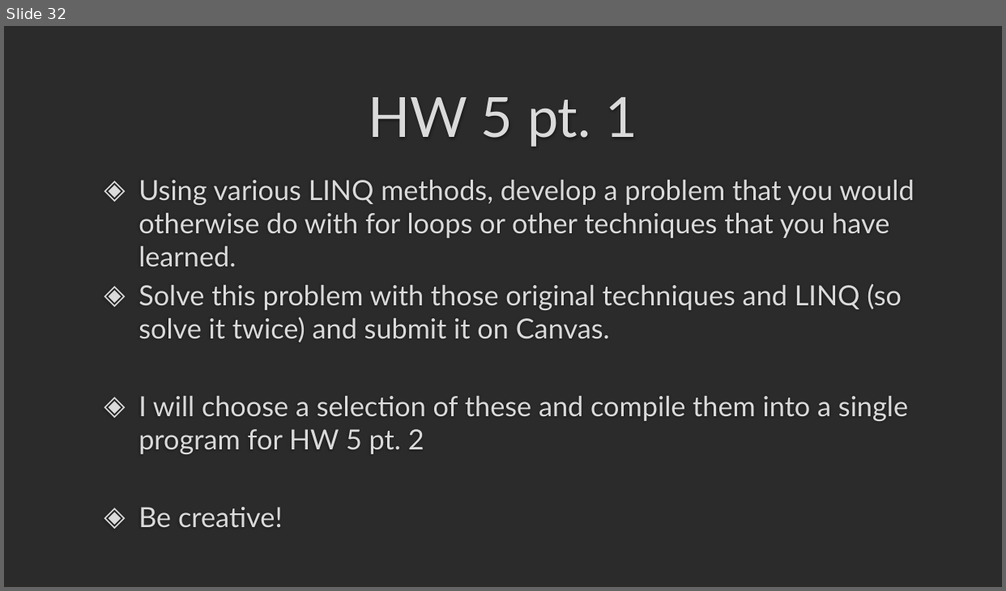
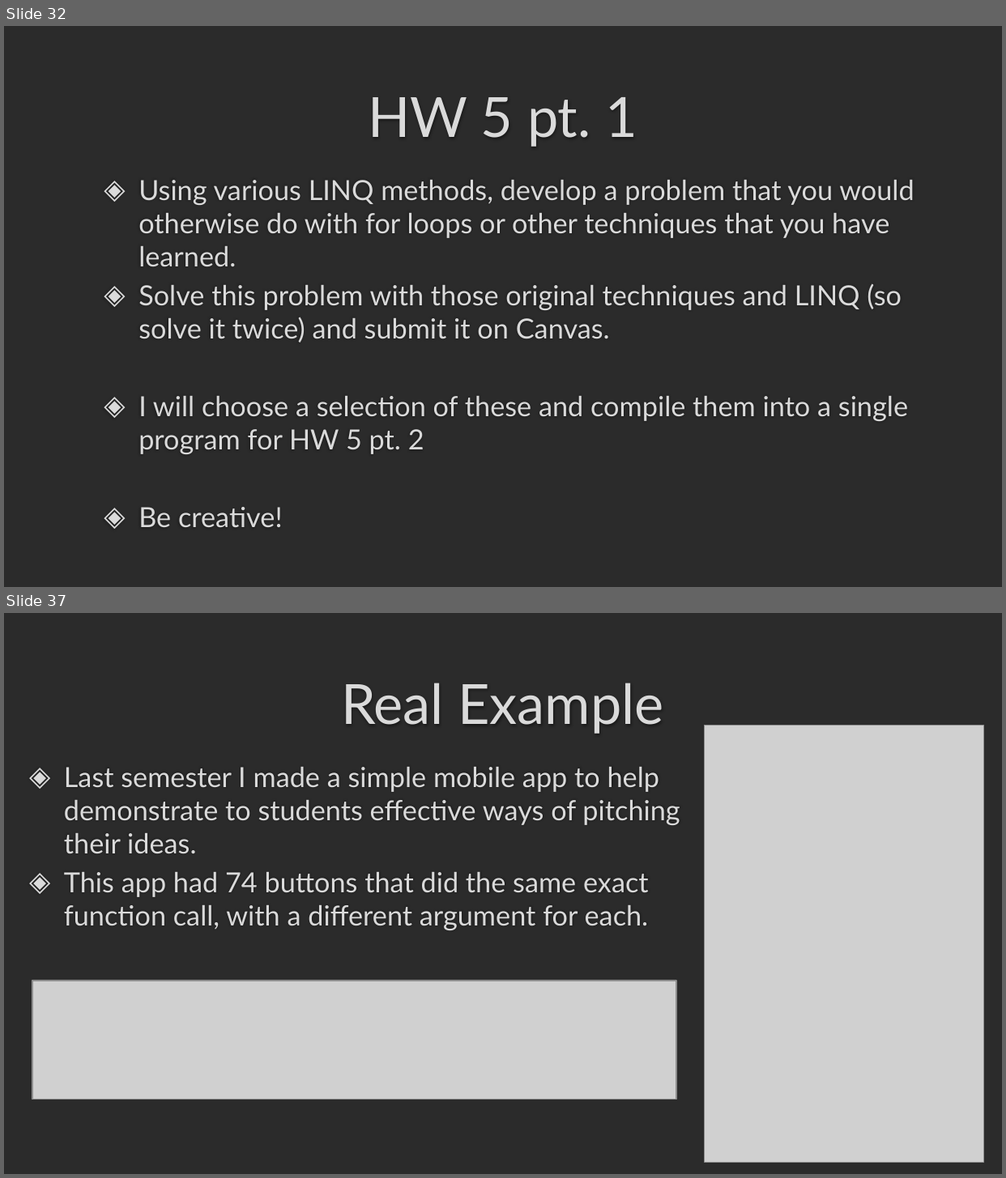
Before and after one commit to darrare/CS-3020, a slide deck: Documents/Powerpoints/5.0 LINQ and Lambda Expressions.pptx. Shown one above the other, each under a label of ours: slide 32 before the commit, slides 32 and 37 after it; the slides between them are not shown. The pictures are 1006x591 and 1006x1178 pixels, drawn with LibreOffice and Linux fonts; fonts in the diff are those of the drawing; grey boxes stand for pictures; background and template pictures are left out; a plain dark background stands for a picture behind light text. Boxes give left, top, right and bottom in pixels: in the first picture for what was removed or moved away, otherwise in the second. Text is boxed around its words. In the diff, an @@ line names an element or a change of style, - is before the commit and + after.

```diff
--- a/Documents/Powerpoints/5.0 LINQ and Lambda Expressions.pptx
+++ b/Documents/Powerpoints/5.0 LINQ and Lambda Expressions.pptx
@@ slide 37 added at <box>4,613,1002,1174</box>, background picture (left out) @@
@@ title added at <box>341,683,663,734</box>, 40 pt, text #DADADA @@
+Real Example
@@ picture added at <box>705,725,984,1162</box> @@
@@ text added at <box>64,767,680,931</box>, 20 pt, text #DADADA @@
+◈ Last semester I made a simple mobile app to help demonstrate to students effective ways of pitching their ideas.
+◈ This app had 74 buttons that did the same exact function call, with a different argument for each.
@@ picture added at <box>32,982,675,1100</box> @@
```
Also in this commit, not shown: 10 other slides added, 27 other files.
